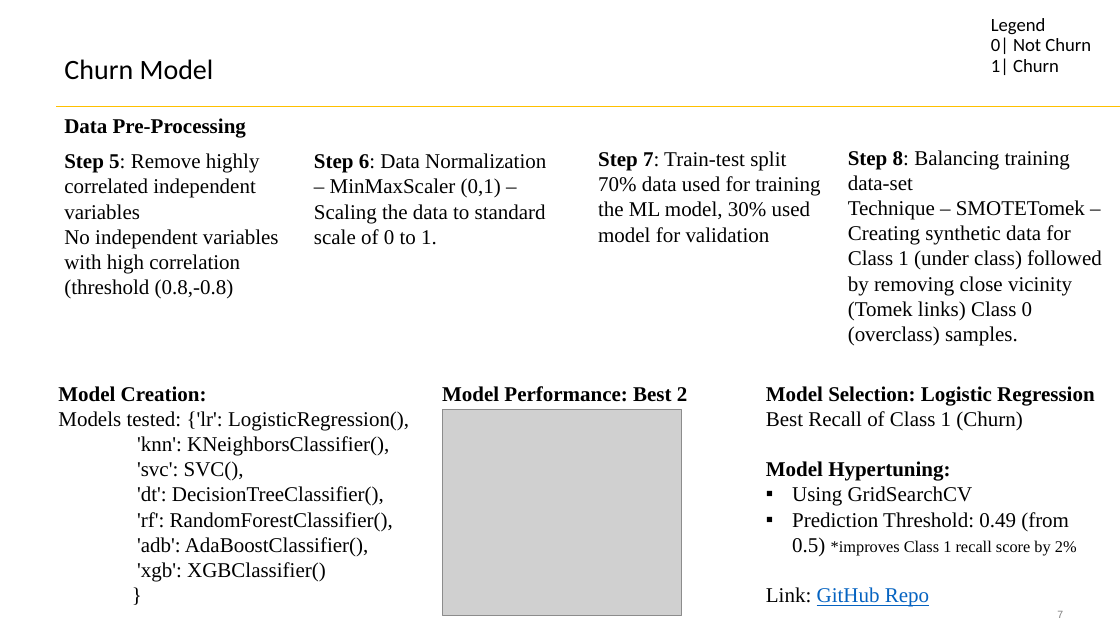
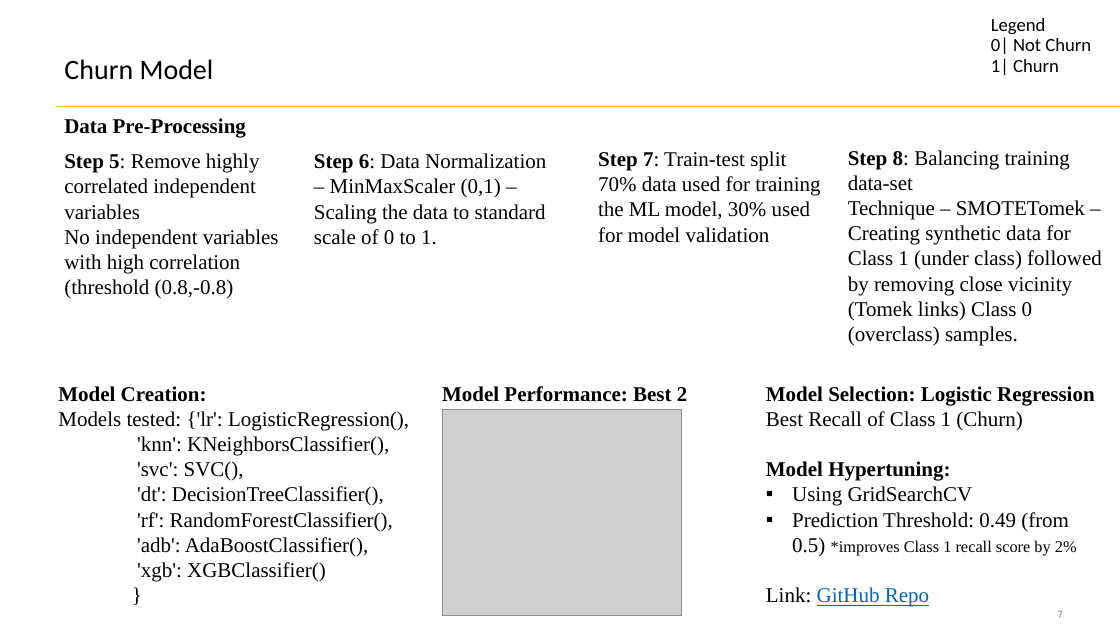
Before and after one commit to SahilM21/ChurnModelPresentation, a slide deck: slide 7 of Churn Model.pptx. Drawn at 1120x630 pixels with LibreOffice and Linux fonts; fonts in the diff are those of the drawing; grey boxes stand for pictures. Boxes give left, top, right and bottom in pixels: in the first picture for what was removed or moved away, otherwise in the second. Text is boxed around its words. In the diff, an @@ line names an element or a change of style, - is before the commit and + after.

```diff
--- a/Churn Model.pptx
+++ b/Churn Model.pptx
@@ text at [598,176,820,243]: text changed @@
-70% data used for training the ML model, 30% used model for validation
+70% data used for training the ML model, 30% used for model validation
```
Also in this commit, not shown: 6 other slides changed, 2 slides added, 1 other file.
